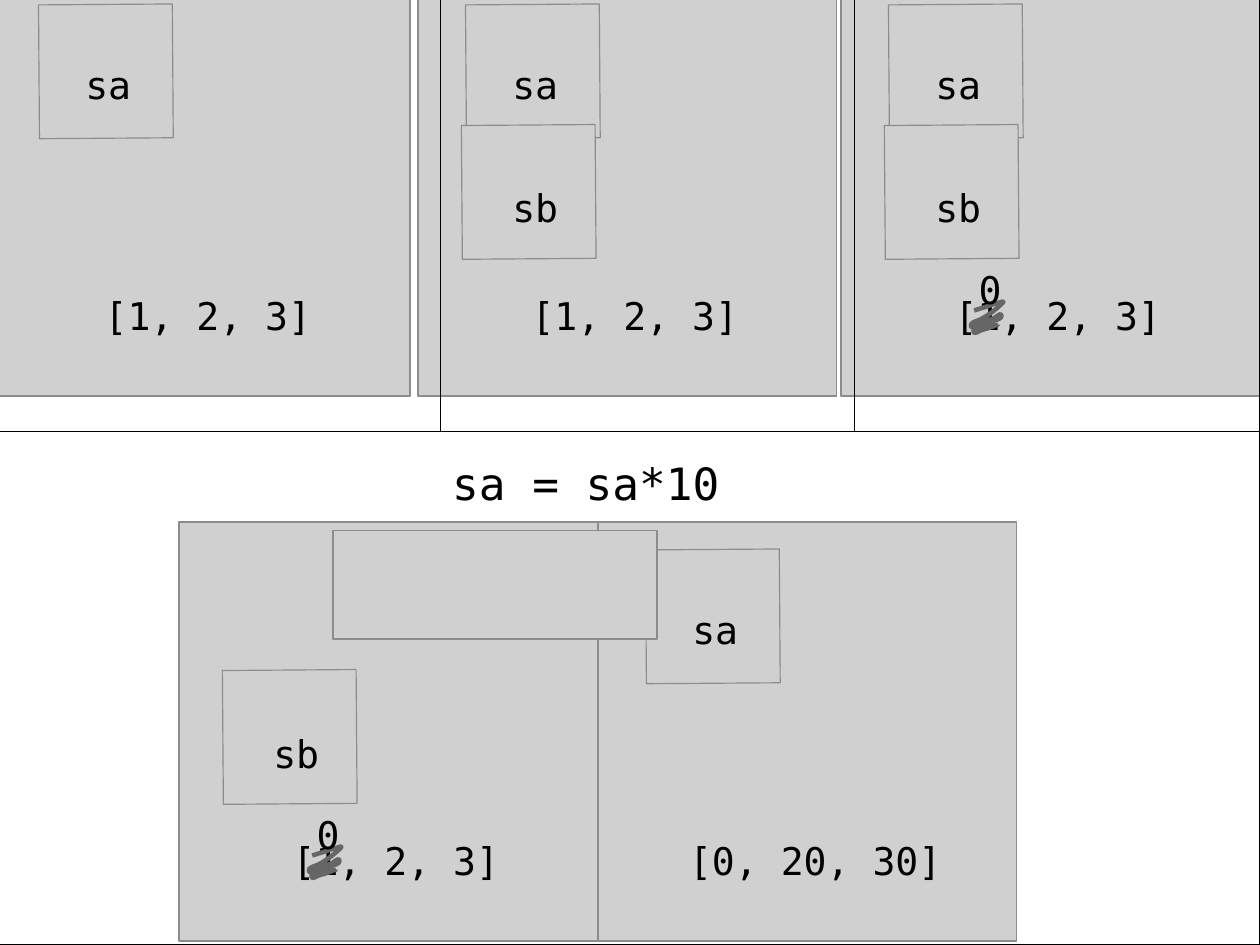
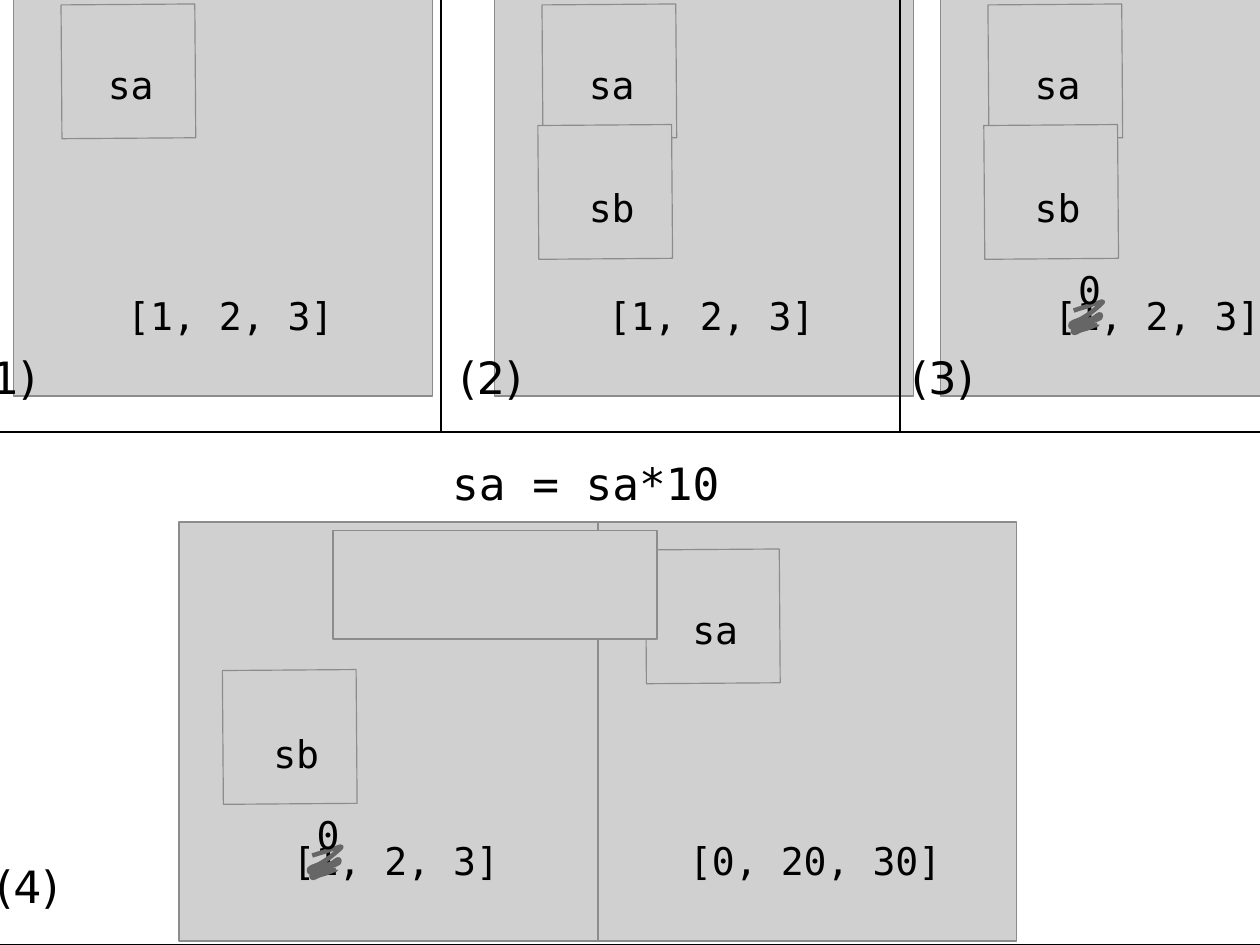
Before and after one commit to heliosdrm/guia-julialang, a slide deck: slide 1 of aux/images.odp. Drawn at 1260x945 pixels with LibreOffice and Linux fonts; fonts in the diff are those of the drawing; grey boxes stand for pictures. Boxes give left, top, right and bottom in pixels: in the first picture for what was removed or moved away, otherwise in the second. Text is boxed around its words. In the diff, an @@ line names an element or a change of style, - is before the commit and + after.

```diff
--- a/aux/images.odp
+++ b/aux/images.odp
@@ rectangle resized from (x1=441, y1=0, x2=855, y2=432) to (x1=441, y1=0, x2=901, y2=432) @@
@@ outline #000000 0 pt to #000000 1.5 pt in 4 elements at (x1=0, y1=0, x2=441, y2=432), (x1=441, y1=0, x2=901, y2=432), (x1=0, y1=432, x2=1260, y2=945), (x1=900, y1=0, x2=1260, y2=432) @@
@@ rectangle resized from (x1=855, y1=0, x2=1260, y2=432) to (x1=900, y1=0, x2=1260, y2=432) @@
@@ 2 pictures, 1 text moved together from (x1=0, y1=0, x2=410, y2=397) to (x1=14, y1=0, x2=433, y2=397) @@
@@ 3 pictures, 3 texts moved together from (x1=418, y1=0, x2=838, y2=397) to (x1=495, y1=0, x2=915, y2=397) @@
@@ text "[1, 2, 3]" moved from (x1=105, y1=301, x2=311, y2=336) to (x1=127, y1=301, x2=334, y2=336) @@
@@ 4 texts, 3 pictures, 1 freeform shape moved together from (x1=842, y1=0, x2=1260, y2=397) to (x1=941, y1=0, x2=1260, y2=397) @@
@@ text added at (x1=0, y1=358, x2=37, y2=404), 28 pt, text #000000 @@
+(1)
@@ text added at (x1=459, y1=358, x2=522, y2=404), 28 pt, text #000000 @@
+(2)
@@ text added at (x1=911, y1=358, x2=974, y2=404), 28 pt, text #000000 @@
+(3)
@@ text added at (x1=0, y1=869, x2=59, y2=909), 28 pt, text #000000 @@
+(4)
```
Also in this commit, not shown: 1 slide added, 13 other files.
